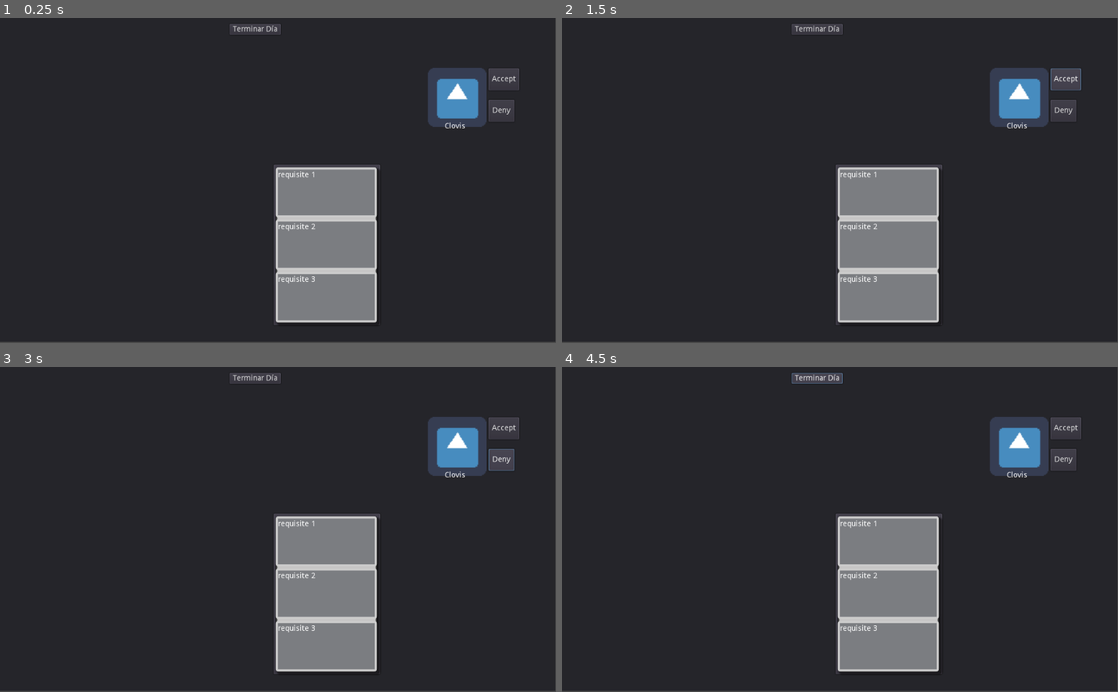
Above: before the commit, frames 1-4 (two rows, left to right).
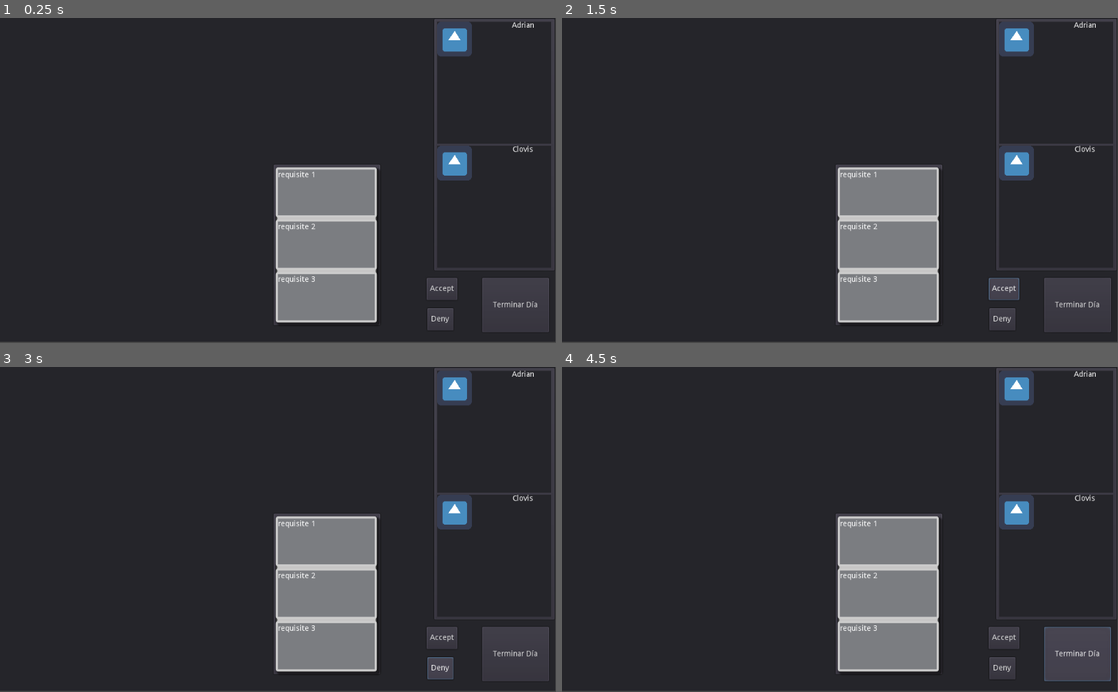
Above: after the commit, the same moments.

Repository: Clovisindo/CV-Please
Game: Godot game, scene res://Main.tscn
Same seed, same stepped clock (60 frames per second), same inputs: the game is played once before the commit and once after it. The engine's default icon, where the game draws it, is replaced by a stand-in: a white triangle on a blue panel in a dark square.
Inputs:
- Up to frame 1 (0.25 s): no input
- Up to frame 2 (1.5 s): click "Terminar Día" at 0.5 s; click "Accept" at 1.25 s
- Up to frame 3 (3 s): click "Accept" at 2 s; click "Deny" at 2.75 s
- Up to frame 4 (4.5 s): click "Deny" at 3.5 s; click "Terminar Día" at 4.25 s

The runs differ from the first frame. In frame 1, 6.3% of the frame differs, in the area x 41-100%, y 0-97%; in frame 2, 6.6%; in frame 3, 6.6%; in frame 4, 7.2%.

Commit message:
feat: instancia los objetos de candidatos con los objetos de los puzzles

Diff:
--- a/GameManager.gd
+++ b/GameManager.gd
@@ -1,76 +1,69 @@
 extends Node2D
 class_name GameManager
 
-export(PackedScene) var jobOfferScene
-export(PackedScene) var applicantScene
-export(PackedScene) var decisionApplicantScene
-export(PackedScene) var puzzle_manager_scene
+export(PackedScene) onready var job_offer_scene
+export(PackedScene) onready var applicant_scene
+export(PackedScene) onready var decision_applicant_scene
+export(PackedScene) onready var puzzle_manager_scene
 
-var puzzle_manager
-var candidates_list = []
+var puzzle_manager: PuzzleManager
+var applicant_list = []
 
 var current_job_offer: JobOffer
-var current_aplicant: Applicant
 var current_decision_applicant: DecisionApplicant
 
 func _ready():
 	_instantiate_panels()
-	current_aplicant = get_node("MainScene/ApplicantContainer/Applicant")
-	current_job_offer = get_node("MainScene/JobOfferContainer/JobOffer")
-	current_decision_applicant = get_node("MainScene/DecisionApplContainer/DecisionApplicant")
 	_wire_events()
 
 
 func _wire_events():
-	current_aplicant.connect("interaction_started", self, "_on_interaction_started")
-	current_aplicant.connect("interaction_ended", self, "_on_interaction_ended")
 	current_decision_applicant.connect("decision_made", self, "_apply_applicant_decision")
 	$MainScene/EndWorkingDayButton.connect("pressed", self, "_on_working_day_ended")
 
 
-func _on_interaction_started():
+func _on_interaction_started(cv):
 	var cv_container = get_node("MainScene/CVContainer")
 	cv_container.visible = true
-	cv_container.add_child(current_aplicant.get_cv())
+	cv_container.add_child(cv)
 
 
-func _on_interaction_ended():
+func _on_interaction_ended(applicant):
 	var cv_container = get_node("MainScene/CVContainer")
 	cv_container.visible = false
-	cv_container.remove_child(current_aplicant.get_cv())
+	cv_container.remove_child(applicant)
 
 
 func _apply_applicant_decision(result):
 	var evaluation = ApplicantResult.new()
 	evaluation.current_status = result
-	self.current_aplicant.process_applicant(evaluation)
+	for applicant in applicant_list:
+		if applicant.get_status() is StateApplicantReviewing:
+			applicant.process_applicant(evaluation)
 
 
 func _instantiate_panels():
-	var jobOfferContainer = get_node("MainScene/JobOfferContainer")
-	var applicantContainer = get_node("MainScene/ApplicantContainer")
-	var decisionApplContainer = get_node("MainScene/DecisionApplContainer")
+	# Static Panels
+	current_job_offer = job_offer_scene.instance()
+	$MainScene/JobOfferContainer.add_child(current_job_offer)
+	current_decision_applicant = decision_applicant_scene.instance()
+	$MainScene/DecisionApplContainer.add_child(current_decision_applicant)
 
-	var jobOfferPanel = jobOfferScene.instance()
-	var applicantPanel = applicantScene.instance()
-	var decisionApplicantPanel = decisionApplicantScene.instance()
-
-	jobOfferContainer.add_child(jobOfferPanel)
-	applicantContainer.add_child(applicantPanel)
-	decisionApplContainer.add_child(decisionApplicantPanel)
-
+	# Dynamic Panels
 	puzzle_manager = puzzle_manager_scene.instance()
 	var puzzles = puzzle_manager.get_all_puzzle()
 	for puzzle in puzzles:
-		# TODO: ahora mismo se queda cargado el último nombre creado, poder crear N applicants
-		applicantPanel.set_applicant_data(null,puzzle.applicant_name)
-
-	candidates_list.append(applicantPanel)
+		var new_applicant = applicant_scene.instance()
+		new_applicant.add_data(puzzle.applicant_name, puzzle.skills_answers)
+		$MainScene/ApplicantContainer/VBoxContainer.add_child(new_applicant)
+		applicant_list.append(new_applicant)
+		new_applicant.connect("interaction_started", self, "_on_interaction_started")
+		new_applicant.connect("interaction_ended", self, "_on_interaction_ended")
 
 func _on_working_day_ended():
-	for candidate in candidates_list:
-		if candidate.get_status() is StateApplicantEvaluated:
-			if candidate.get_cv().get_status() is StateCVApproved:
-				print("Candidate %s is accepted" % candidate.name)
-			elif candidate.get_cv().get_status() is StateCVRejected:
-				print("Candidate %s is rejected" % candidate.name)
+	for applicant in applicant_list:
+		if applicant.get_status() is StateApplicantEvaluated:
+			if applicant.get_cv().get_status() is StateCVApproved:
+				print("Applicant %s is accepted" % applicant.applicant_name)
+			elif applicant.get_cv().get_status() is StateCVRejected:
+				print("Applicant %s is rejected" % applicant.applicant_name)
--- a/Main.tscn
+++ b/Main.tscn
@@ -4,16 +4,16 @@
 [ext_resource path="res://scenes/game/items/job_offer/job_offer.tscn" type="PackedScene" id=2]
 [ext_resource path="res://scenes/game/levels/puzzle_manager.tscn" type="PackedScene" id=3]
 [ext_resource path="res://GameManager.gd" type="Script" id=4]
-[ext_resource path="res://scenes/game/UI/DecisionApplicant.tscn" type="PackedScene" id=5]
+[ext_resource path="res://scenes/game/UI/decision_applicant.tscn" type="PackedScene" id=5]
 
 [sub_resource type="StyleBoxFlat" id=1]
 bg_color = Color( 0.00784314, 0, 0, 0 )
 
 [node name="GameMainScene" type="Node2D"]
 script = ExtResource( 4 )
-jobOfferScene = ExtResource( 2 )
-applicantScene = ExtResource( 1 )
-decisionApplicantScene = ExtResource( 5 )
+job_offer_scene = ExtResource( 2 )
+applicant_scene = ExtResource( 1 )
+decision_applicant_scene = ExtResource( 5 )
 puzzle_manager_scene = ExtResource( 3 )
 
 [node name="MainScene" type="Panel" parent="."]
@@ -38,29 +38,30 @@
 margin_bottom = -29.0
 
 [node name="ApplicantContainer" type="PanelContainer" parent="MainScene"]
-anchor_left = 0.77
-anchor_top = 0.153846
-anchor_right = 0.868
-anchor_bottom = 0.321
-margin_left = 0.289978
-margin_right = 0.0359497
-margin_bottom = 0.0419922
-custom_styles/panel = SubResource( 1 )
+anchor_left = 0.780059
+anchor_right = 1.0
+anchor_bottom = 0.782609
+
+[node name="VBoxContainer" type="VBoxContainer" parent="MainScene/ApplicantContainer"]
+margin_left = 7.0
+margin_top = 7.0
+margin_right = 218.0
+margin_bottom = 461.0
 
 [node name="DecisionApplContainer" type="PanelContainer" parent="MainScene"]
 anchor_left = 0.77
 anchor_top = 0.153846
 anchor_right = 0.868
 anchor_bottom = 0.321
-margin_left = 112.29
-margin_top = 1.0
-margin_right = 112.036
-margin_bottom = 1.04199
+margin_left = -1.70996
+margin_top = 388.0
+margin_right = 0.0360107
+margin_bottom = 388.042
 custom_styles/panel = SubResource( 1 )
 
 [node name="EndWorkingDayButton" type="Button" parent="MainScene"]
-margin_left = 423.0
-margin_top = 11.0
-margin_right = 435.0
-margin_bottom = 31.0
+margin_left = 888.0
+margin_top = 480.0
+margin_right = 1011.0
+margin_bottom = 580.0
 text = "Terminar Día"
--- a/scenes/game/UI/DecisionApplicant.tscn
+++ b/scenes/game/UI/decision_applicant.tscn
@@ -19,7 +19,8 @@
 [node name="DecisionNOKButton" type="Button" parent="."]
 anchor_right = 0.475
 anchor_bottom = 0.407
-margin_top = 58.0
-margin_right = -0.0250092
-margin_bottom = 58.02
+margin_left = 1.0
+margin_top = 56.0
+margin_right = 0.974991
+margin_bottom = 56.02
 text = "Deny"
--- a/scenes/game/characters/applicant/applicant.gd
+++ b/scenes/game/characters/applicant/applicant.gd
@@ -2,33 +2,27 @@
 
 class_name Applicant
 
-export (Texture) var portrait
+export(Texture) onready var portrait_texture
+export(PackedScene) onready var curriculum_scene
 
-onready var state_machine = $StateMachine
-onready var applicant_name = $Name
-
-export(PackedScene) var cv_scene
 var cv: Curriculum
-
 var evaluation: ApplicantResult
+var applicant_name = "Default name"
 
 signal interaction_started()
 signal interaction_ended()
 
+func add_data(name: String, skills: Dictionary):
+	if name:
+		applicant_name = name
+		$Container/Name.bbcode_text = "[center]%s[/center]" % name
+	if skills:
+		cv = curriculum_scene.instance()
+		cv.add_skills(skills)
 
 func _ready():
-	set_applicant_data(portrait,"applicant 1")
-	state_machine.init(self)
-	cv = cv_scene.instance()
-
-
-func set_applicant_data(texture, name):
-	# TODO: incluir también los datos del CV
-	if texture:
-		$Portrait.texture = texture
-	if name:
-		$Name.set_bbcode("[center]%s[/center]" % name)
-
+	$StateMachine.init(self)
+	$Container/PortraitRect/Portrait.texture = portrait_texture
 
 func get_cv():
 	return self.cv
@@ -40,9 +34,9 @@
 
 func show_cv(show: bool):
 	if show:
-		emit_signal("interaction_started")
+		emit_signal("interaction_started", cv)
 	else:
-		emit_signal("interaction_ended")
+		emit_signal("interaction_ended", self)
 
 
 func process_applicant(result):
@@ -51,4 +45,4 @@
 
 
 func get_status():
-	return state_machine.current_state
+	return $StateMachine.current_state
--- a/scenes/game/characters/applicant/applicant.tscn
+++ b/scenes/game/characters/applicant/applicant.tscn
@@ -9,27 +9,40 @@
 [ext_resource path="res://scenes/game/items/curriculum/curriculum.tscn" type="PackedScene" id=7]
 
 [node name="Applicant" type="Panel"]
-anchor_right = 0.098
-anchor_bottom = 0.167
-mouse_default_cursor_shape = 2
+anchor_right = 0.146484
+anchor_bottom = 0.0833333
+size_flags_horizontal = 5
+size_flags_vertical = 3
 script = ExtResource( 1 )
 __meta__ = {
 "_edit_use_anchors_": true
 }
-portrait = ExtResource( 6 )
-cv_scene = ExtResource( 7 )
+portrait_texture = ExtResource( 6 )
+curriculum_scene = ExtResource( 7 )
 
-[node name="Portrait" type="Sprite" parent="."]
-scale = Vector2( 1.6875, 1.70312 )
+[node name="Container" type="HBoxContainer" parent="."]
+anchor_right = 1.0
+anchor_bottom = 1.0
+
+[node name="PortraitRect" type="TextureRect" parent="Container"]
+margin_right = 72.0
+margin_bottom = 49.0
+size_flags_horizontal = 3
+size_flags_vertical = 3
+
+[node name="Portrait" type="Sprite" parent="Container/PortraitRect"]
 centered = false
 
-[node name="Name" type="RichTextLabel" parent="."]
-anchor_top = 1.0
-anchor_right = 1.0
-anchor_bottom = 1.148
-margin_top = 1.0
-margin_bottom = 9.016
+[node name="Name" type="RichTextLabel" parent="Container"]
+margin_left = 76.0
+margin_right = 149.0
+margin_bottom = 49.0
+size_flags_horizontal = 3
+size_flags_vertical = 3
 bbcode_enabled = true
+__meta__ = {
+"_edit_use_anchors_": true
+}
 
 [node name="StateMachine" type="Node" parent="."]
 script = ExtResource( 5 )
--- a/scenes/game/characters/applicant/state_machine.gd
+++ b/scenes/game/characters/applicant/state_machine.gd
@@ -5,7 +5,7 @@
 func init(applicant: Applicant):
 	for child in get_children():
 		child.applicant = applicant
-		child.portrait = applicant.get_node("Portrait")
+		child.portrait = applicant.get_node("Container/PortraitRect/Portrait")
 
 func _ready():
 	current_state = get_node(initial_state)
--- a/scenes/game/items/curriculum/curriculum.gd
+++ b/scenes/game/items/curriculum/curriculum.gd
@@ -2,26 +2,21 @@
 
 class_name Curriculum
 
-export(PackedScene) var skill_scene
+export(PackedScene) onready var skill_panel_scene
 
-onready var state_machine = $StateMachine
+func add_skills(skills):
+	if skills:
+		for skill in skills:
+			var skill_panel = skill_panel_scene.instance()
+			skill_panel.cv = self
+			skill_panel.add_data(skill, "Answer")
+			$CVPanel/VBoxContainer.add_child(skill_panel)
 
-func _ready():
-	var skill_container = get_node("CVPanel/VBoxContainer")
-	_instance_new_skill_line("skill 1","answer 1",skill_container)
-	_instance_new_skill_line("skill 2","answer 2",skill_container)
-	_instance_new_skill_line("skill 3","answer 3",skill_container)
-
-func _instance_new_skill_line(skill_name, skill_answer, container):
-	var skill_panel = skill_scene.instance()
-	skill_panel.initialize(self, skill_name, skill_answer)
-	container.add_child(skill_panel)
-
-func skill_checked(skill):
+func _skill_checked(skill):
 	$StateMachine.current_state.process_skill_selected(skill)
 
 func _gui_input(event):
-	state_machine.current_state.handle_input(event)
+	$StateMachine.current_state.handle_input(event)
 
 func process_cv(result):
 	$StateMachine.current_state.process_cv(result)
--- a/scenes/game/items/curriculum/curriculum.tscn
+++ b/scenes/game/items/curriculum/curriculum.tscn
@@ -36,7 +36,7 @@
 margin_right = 175.5
 margin_bottom = 209.5
 script = ExtResource( 2 )
-skill_scene = ExtResource( 1 )
+skill_panel_scene = ExtResource( 1 )
 
 [node name="CVPanel" type="Panel" parent="."]
 anchor_right = 1.0
--- a/scenes/game/items/curriculum/skill_panel.gd
+++ b/scenes/game/items/curriculum/skill_panel.gd
@@ -2,9 +2,8 @@
 
 class_name SkillPanel
 
-export(PackedScene) var curriculumNode
-
 var skill_answer: String
+var skill_name: String
 var cv: Curriculum
 
 enum SkillStatus {
@@ -15,9 +14,9 @@
 
 export(SkillStatus) var current_status
 
-func initialize(applicant_cv: Curriculum, text: String, answer: String):
-	cv = applicant_cv
+func add_data(text: String, answer: String):
 	skill_answer = answer
+	skill_name = text
 	$SkillText.text = text
 
 func _gui_input(event):
@@ -30,9 +29,8 @@
 
 func _process_as_idle(event):
 	if event is InputEventMouseButton && Input.is_mouse_button_pressed(BUTTON_LEFT):
-		if cv:
-			cv.skill_checked(self)
 		current_status = SkillStatus.SELECTED
+		cv._skill_checked(self)
 		rect_position.x += 10
 
 func _process_as_selected(event):
